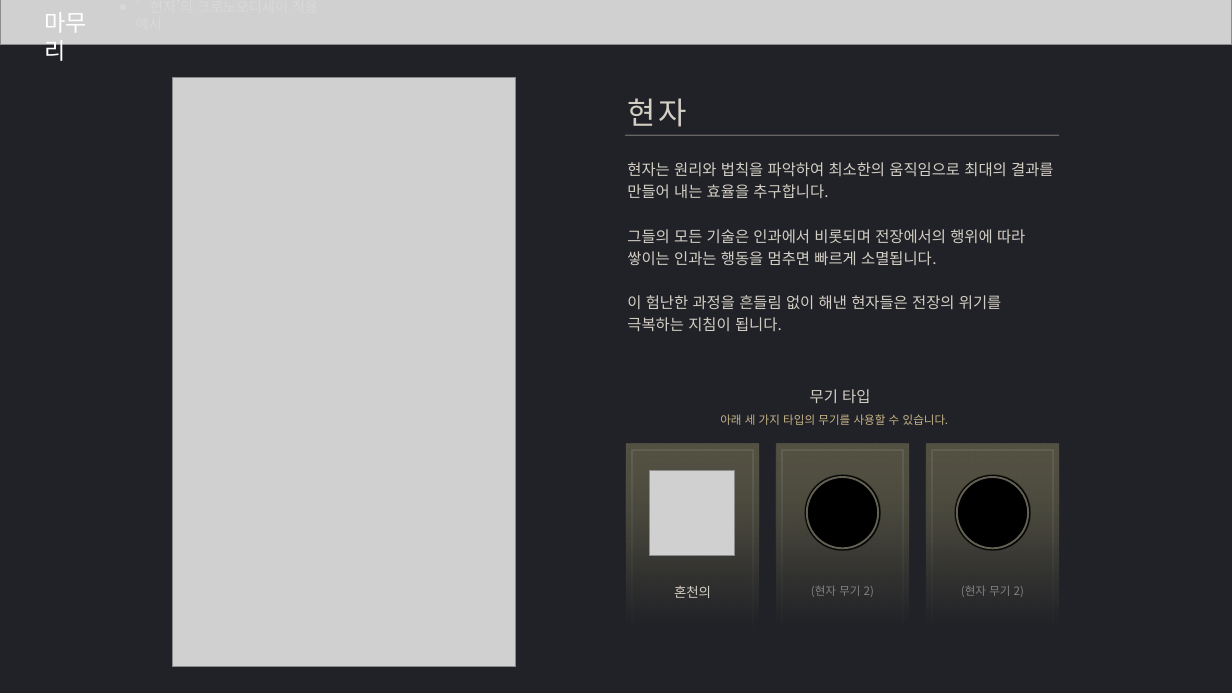
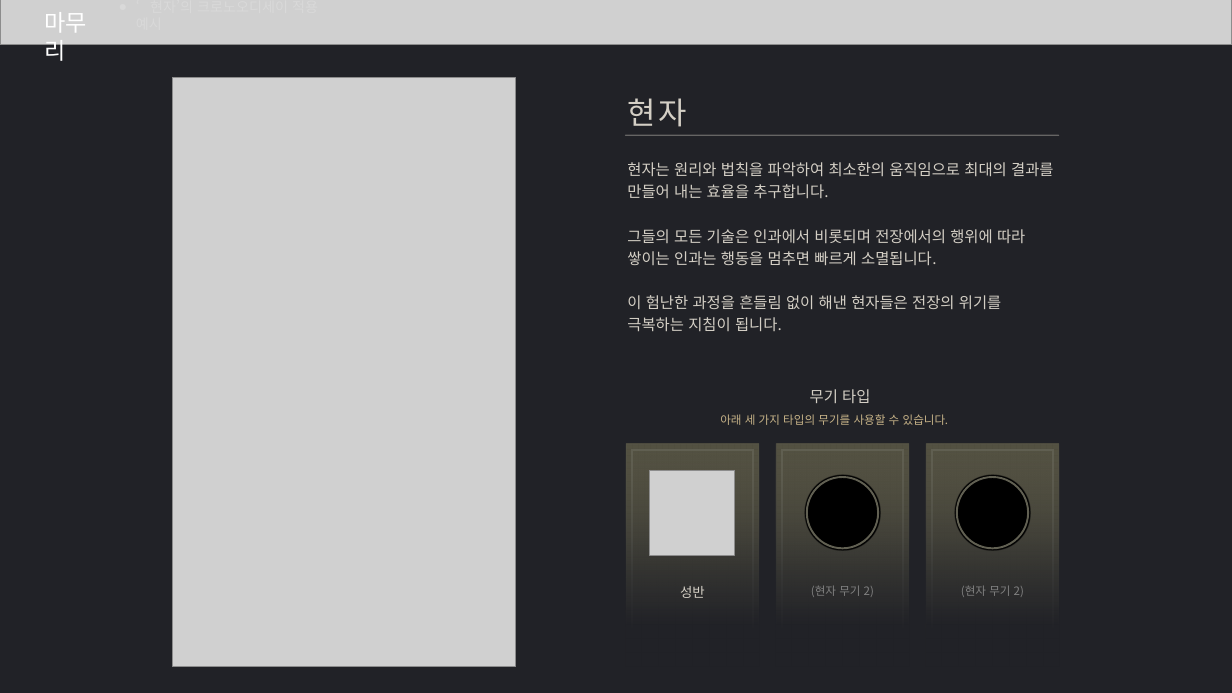
Before and after one commit to hjs0913/GameDesign, a slide deck: slide 6 of 크로노오디세이_전투기획자/사전과제/[과제전형] [Chrono Odyssey] 캐릭터 전투 기획자 모집 _ 홍진선 과제 제출.pptx (slide 8 before the commit). Drawn at 1232x693 pixels with LibreOffice and Linux fonts; fonts in the diff are those of the drawing; grey boxes stand for pictures. Boxes give left, top, right and bottom in pixels: in the first picture for what was removed or moved away, otherwise in the second. Text is boxed around its words. In the diff, an @@ line names an element or a change of style, - is before the commit and + after.

```diff
--- a/크로노오디세이_전투기획자/사전과제/[과제전형] [Chrono Odyssey] 캐릭터 전투 기획자 모집 _ 홍진선 과제 제출.pptx
+++ b/크로노오디세이_전투기획자/사전과제/[과제전형] [Chrono Odyssey] 캐릭터 전투 기획자 모집 _ 홍진선 과제 제출.pptx
@@ text at bbox=[680, 586, 705, 598]: text changed @@
-혼천의
+성반
```
Also in this commit, not shown: 1 other slide changed, 1 slide added, 3 slides removed, 2 other files.
